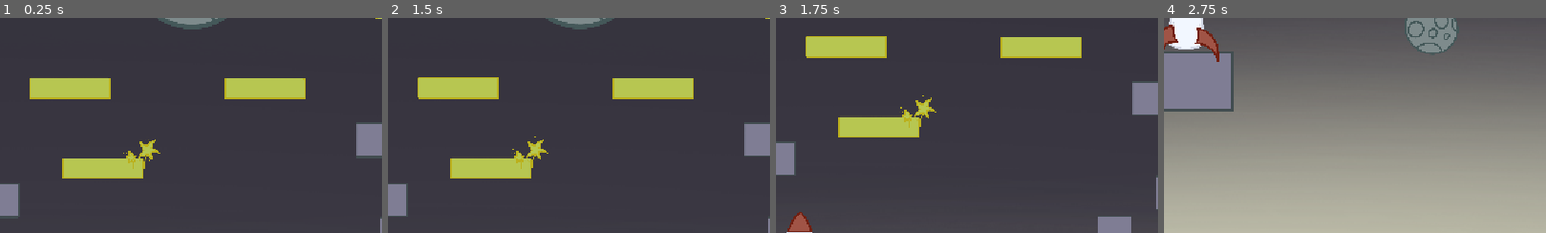
Above: before the commit, frames 1-4 (left to right).
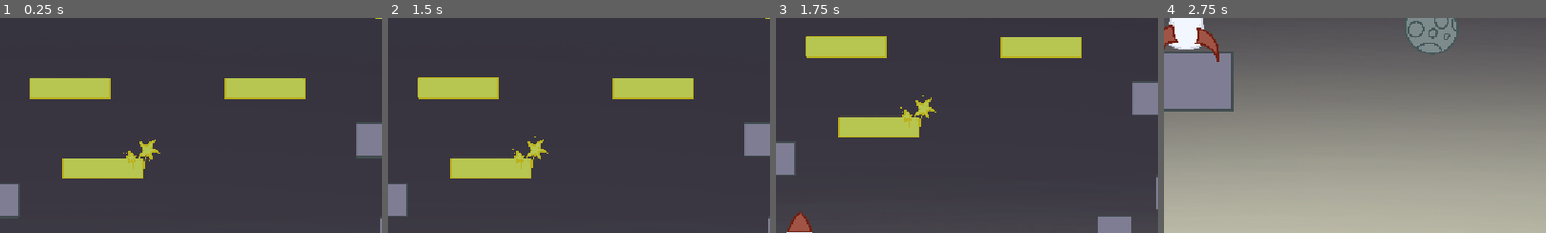
Above: after the commit, the same moments.

Repository: average4136/head-over-heels-game
Game: Godot game, scene res://Scenes/Level scenes/space_scene.tscn
The game is run twice, just before and just after one commit, with the same random seed, the same clock (stepped at 60 frames per second) and the same inputs. This scene is started directly instead of the project's main scene.
Inputs:
- Up to frame 1 (0.25 s): no input
- Up to frame 2 (1.5 s): tap Enter (ui_accept) at 0.5 s; hold D (move_right) from 0.53 s (still down); tap Space (jump) at 0.77 s
- Up to frame 3 (1.75 s): keep holding D (move_right); tap Space (jump) at 1.52 s
- Up to frame 4 (2.75 s): release D (move_right) at 2.03 s; hold A (move_left) from 2.03 s (still down)
The pictures show only the part of the screen within x 36-86%, y 0-50%; the shares and areas given below are measured in that part.

The runs differ from the first frame. In frame 1, 0.7% of the frame differs, in the area x 41-60%, y 0-6%; in frame 2, 0.6%; in frame 3, nothing differs; in frame 4, nothing differs.

Commit message:
space done

Diff:
--- a/Scenes/Level scenes/space_scene.tscn
+++ b/Scenes/Level scenes/space_scene.tscn
@@ -468,7 +468,7 @@
 libraries/ = SubResource("AnimationLibrary_2anaj")
 
 [node name="Moon Platform3" parent="." unique_id=1937656728 instance=ExtResource("3_fjhv3")]
-position = Vector2(-49.0701, -707.8081)
+position = Vector2(-218, -768)
 scale = Vector2(1.5276088, 1.6838567)
 
 [node name="AlienDecor" type="Sprite2D" parent="." unique_id=1104665968]
